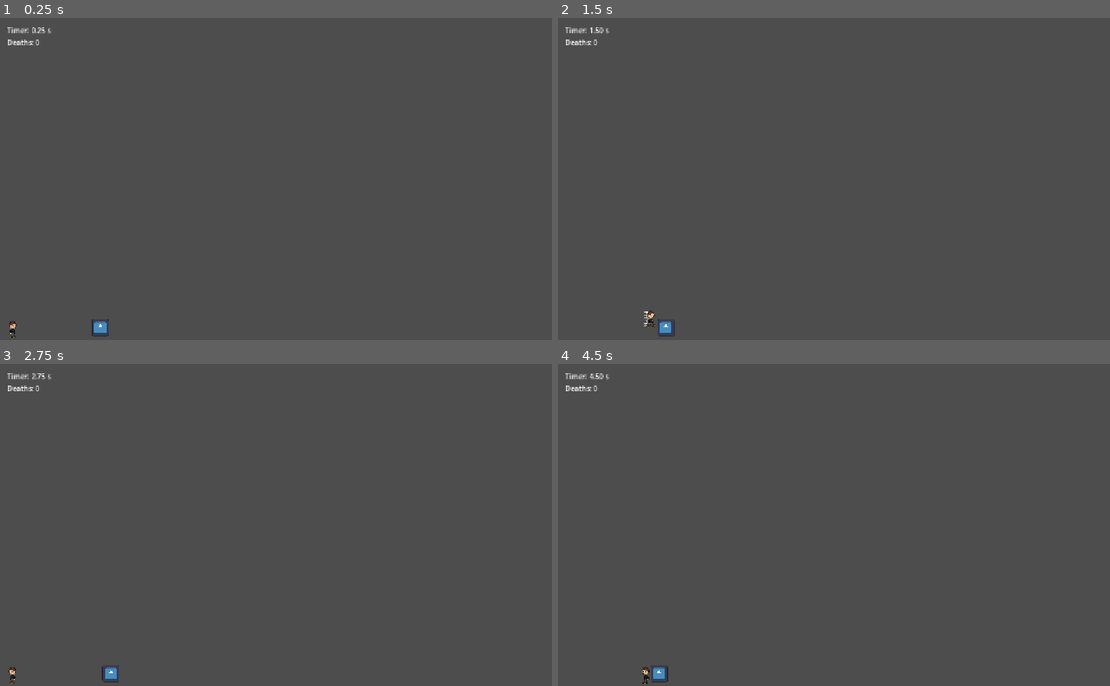
Above: before the commit, frames 1-4 (two rows, left to right).
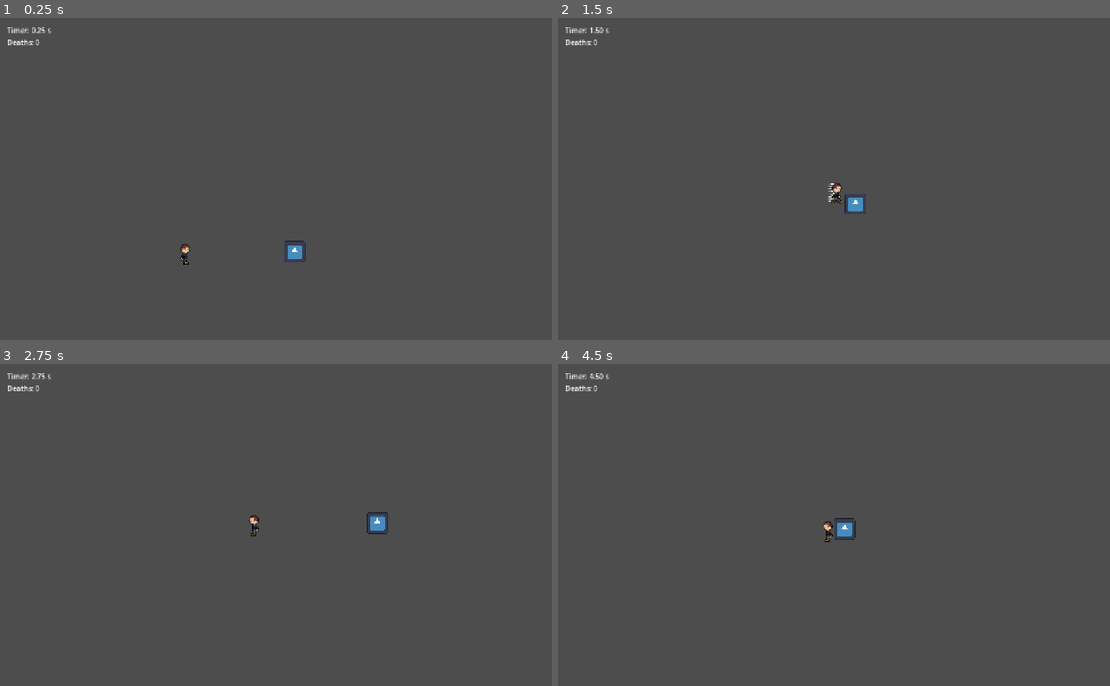
Above: after the commit, the same moments.

Repository: Maxington20/celeste-clone
Game: Godot game, scene res://scenes/levels/level_01.tscn
Same seed, same stepped clock (60 frames per second), same inputs: the game is played once before the commit and once after it. The project has no main scene, so this scene is started directly. The engine's default icon, where the game draws it, is replaced by a stand-in: a white triangle on a blue panel in a dark square.
Inputs:
- Up to frame 1 (0.25 s): no input
- Up to frame 2 (1.5 s): hold D (move_right) from 0.53 s (still down); tap Shift (dash) at 0.6, 1.35 s; tap Space (jump) at 0.77 s
- Up to frame 3 (2.75 s): tap Space (jump) at 1.52 s; release D (move_right) at 2.03 s; hold A (move_left) from 2.03 s (still down); tap Shift (dash) at 2.1 s
- Up to frame 4 (4.5 s): release A (move_left) at 2.78 s; hold D (move_right) 2.78-4.28 s; tap Shift (dash) at 2.85, 3.6, 4.35 s; tap Space (jump) at 3.02, 3.77 s; hold A (move_left) from 4.28 s (still down)

The runs differ from the first frame. In frame 1, 0.4% of the frame differs, in the area x 1-56%, y 69-100%; in frame 2, 0.4%, in the area x 15-56%, y 51-99%; in frame 3, 0.4%; in frame 4, 0.4%.

Commit message:
lots of camera updates.

Diff:
--- /dev/null
+++ b/scenes/levels/camera_controller.gd
@@ -0,0 +1,39 @@
+extends Camera2D
+
+const LOOK_AHEAD_DISTANCE := 150
+const LOOK_AHEAD_SPEED := 300
+
+var target: Node2D
+var last_position: Vector2
+var movement_x: float
+var movement_y: float
+var look_ahead_x := 0.0
+var look_ahead_y := 0.0
+
+func _process(_delta: float) -> void:
+
+	if target:
+		movement_x = sign(target.global_position.x - last_position.x)
+		movement_y = sign(target.global_position.y - last_position.y)
+		last_position = target.global_position
+		global_position = target.global_position
+
+		look_ahead_x = move_toward(
+			look_ahead_x,
+			movement_x * LOOK_AHEAD_DISTANCE,
+			LOOK_AHEAD_SPEED * _delta
+		)
+
+		look_ahead_y = move_toward(
+			look_ahead_y,
+			movement_y * LOOK_AHEAD_DISTANCE,
+			LOOK_AHEAD_SPEED * _delta
+		)
+
+		global_position.x = target.global_position.x + look_ahead_x
+		global_position.y = target.global_position.y + look_ahead_y
+
+
+func set_target(new_target: Node2D) -> void:
+	target = new_target
+	last_position = new_target.global_position
--- a/scenes/levels/level.gd
+++ b/scenes/levels/level.gd
@@ -13,6 +13,7 @@
 
 
 func _ready() -> void:
+	$Camera2D.set_target(player)
 	RunHistory.start_run()
 	var record := GameProgress.get_level_record(level_id)
 
@@ -46,6 +47,7 @@
 	GameProgress.submit_level_result(level_id, RunHistory.run_elapsed_time,RunHistory.level_death_count, RunHistory.current_run)
 	RunHistory.complete_run()
 
+	#what did i have this here for? keeping it just in case
 	var level_record = GameProgress.get_level_record(level_id)
 
 	player.visible = false
@@ -68,6 +70,7 @@
 		$Ghosts.add_child(ghost)
 		ghost.setup(RunHistory.successful_run, true)
 		ghost.replay_finished.connect(_on_successful_replay_finished)
+		$Camera2D.set_target(ghost)
 
 
 
--- a/scenes/levels/level.tscn
+++ b/scenes/levels/level.tscn
@@ -2,13 +2,16 @@
 
 [ext_resource type="Script" uid="uid://cr5cpxxyjxslm" path="res://scenes/levels/level.gd" id="1_xb4v1"]
 [ext_resource type="PackedScene" uid="uid://d3cx758c7e1mg" path="res://scenes/player/player.tscn" id="2_urvlt"]
+[ext_resource type="Script" uid="uid://24q6e53w05on" path="res://scenes/levels/camera_controller.gd" id="2_xb4v1"]
 [ext_resource type="PackedScene" uid="uid://bjki4ggea7ncg" path="res://scenes/goodies/end_level_door.tscn" id="4_mbbpy"]
 
 [node name="Level" type="Node2D" unique_id=1559134291]
 script = ExtResource("1_xb4v1")
 
 [node name="Camera2D" type="Camera2D" parent="." unique_id=603920288]
-zoom = Vector2(0.6, 0.6)
+zoom = Vector2(0.75, 0.75)
+position_smoothing_enabled = true
+script = ExtResource("2_xb4v1")
 
 [node name="Player" parent="." unique_id=114236942 instance=ExtResource("2_urvlt")]
 position = Vector2(-1019, 559)
--- a/scenes/levels/level_01.tscn
+++ b/scenes/levels/level_01.tscn
@@ -14,6 +14,9 @@
 
 [node name="Level01" unique_id=1559134291 instance=ExtResource("1_m802k")]
 level_id = 1
+
+[node name="Camera2D" parent="." index="0" unique_id=603920288]
+drag_vertical_enabled = true
 
 [node name="Ground3" type="StaticBody2D" parent="Geometry" parent_id_path=PackedInt32Array(982877691) index="0" unique_id=1757211027]
 position = Vector2(-766, 596)
Not shown, added: scenes/levels/camera_controller.gd.uid
